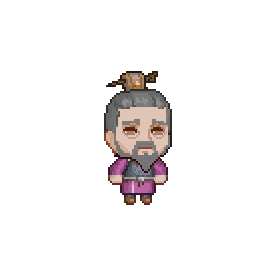
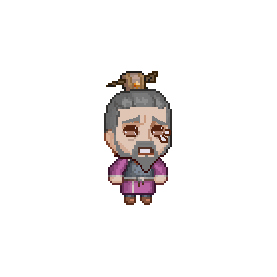
Revision of a layered 277 × 277 image; what changed, layer by layer:
added layer "headcrying" above "head" over [122, 115, 171, 159]
